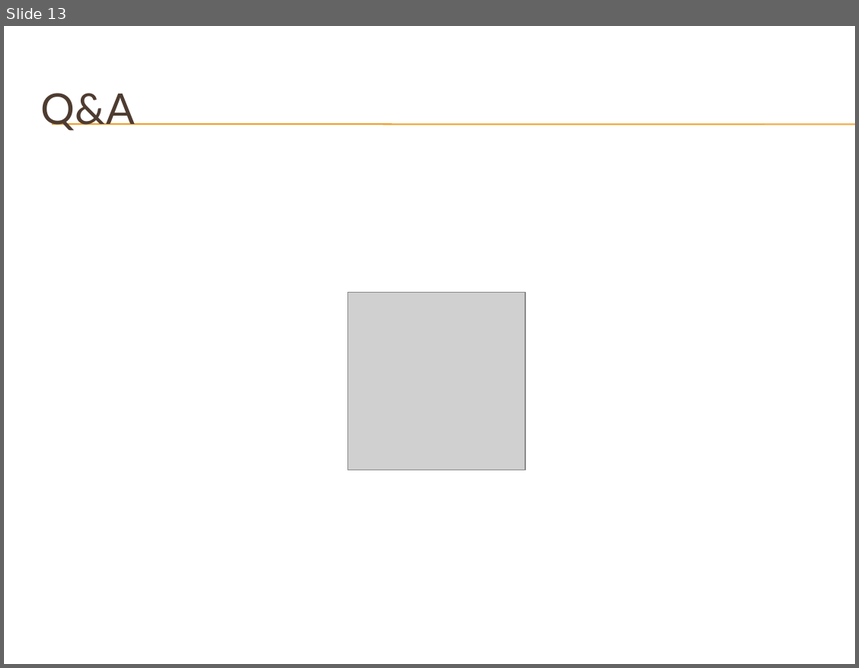
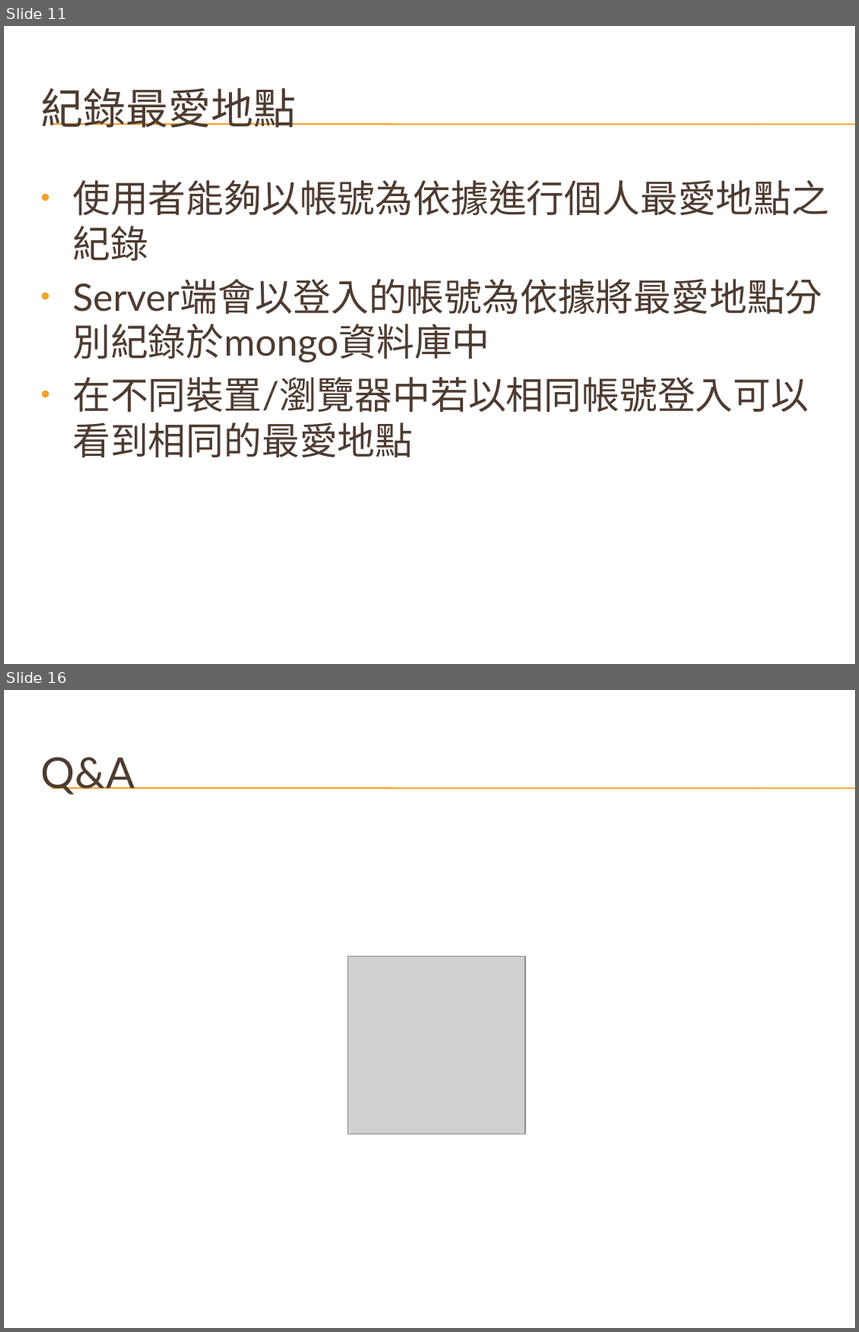
Before and after one commit to mjwade03/HtmlProject, a slide deck: HtmlProject/NodejsCompleteServer/Slide/天氣概況綜合資訊站 - 3rd stage.pptx. Shown one above the other, each under a label of ours: slide 13 before the commit, slides 11 and 16 after it; the slides between them are not shown. The pictures are 859x668 and 859x1332 pixels, drawn with LibreOffice and Linux fonts; fonts in the diff are those of the drawing; grey boxes stand for pictures; background and template pictures are left out. Boxes give left, top, right and bottom in pixels: in the first picture for what was removed or moved away, otherwise in the second. Text is boxed around its words. In the diff, an @@ line names an element or a change of style, - is before the commit and + after.

```diff
--- a/HtmlProject/NodejsCompleteServer/Slide/天氣概況綜合資訊站 - 3rd stage.pptx
+++ b/HtmlProject/NodejsCompleteServer/Slide/天氣概況綜合資訊站 - 3rd stage.pptx
@@ slide 11 added at <box>4,26,855,664</box>, background picture (left out); not listed: 2 template elements that a slide beside it also shows @@
@@ title added at <box>40,88,296,128</box>, 36 pt, text #4E3B30 @@
+紀錄最愛地點
@@ text added at <box>72,180,829,458</box>, 32 pt, text #4E3B30 @@
+• 使用者能夠以帳號為依據進行個人最愛地點之紀錄
+• Server端會以登入的帳號為依據將最愛地點分別紀錄於mongo資料庫中
+• 在不同裝置/瀏覽器中若以相同帳號登入可以看到相同的最愛地點
@@ what was slide 13 is now slide 16 @@
```
Also in this commit, not shown: 9 slides changed, 2 other slides added, 3 other files.
